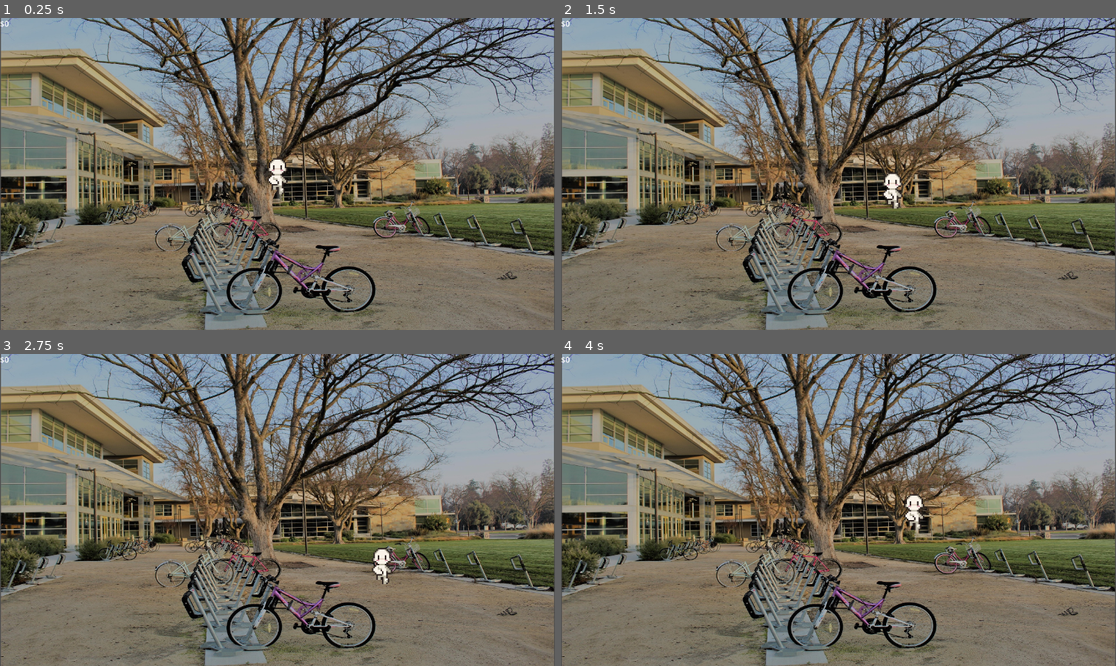
Above: before the commit, frames 1-4 (two rows, left to right).
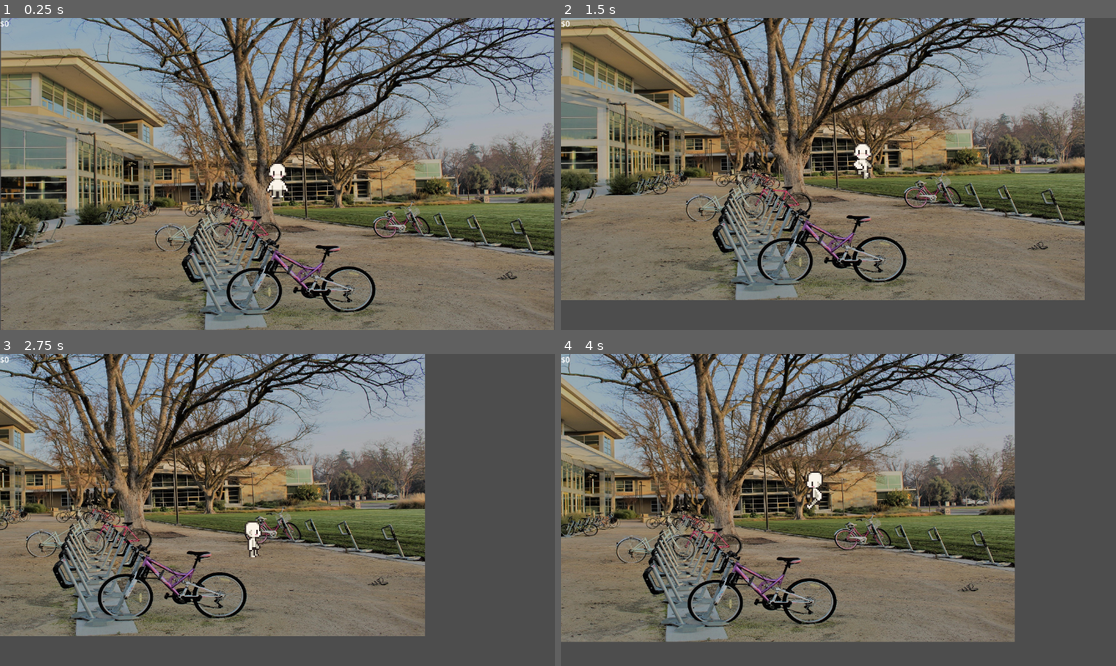
Above: after the commit, the same moments.

Repository: nithinsenthil/UCDBTS
Game: Godot game, scene res://Scenes/world.tscn
Same seed, same stepped clock (60 frames per second), same inputs: the game is played once before the commit and once after it.
Inputs (mouse positions are in pixels of both pictures, inside the frame that each line leads up to):
- Up to frame 1 (0.25 s): no input
- Up to frame 2 (1.5 s): tap Enter at 0.5 s; move the mouse to (960, 158) at 0.52 s; hold D (Right) 0.53-1.28 s; move the mouse to (727, 189) at 1.27 s; hold S (Down) from 1.28 s (still down)
- Up to frame 3 (2.75 s): move the mouse to (333, 441) at 2.02 s; release S (Down) at 2.03 s; hold D (Right) from 2.03 s (still down)
- Up to frame 4 (4 s): move the mouse to (810, 572) at 2.77 s; release D (Right) at 2.78 s; hold W (Up) 2.78-3.53 s; move the mouse to (1005, 556) at 3.52 s; hold A (Left) from 3.53 s (still down)

The runs differ from the first frame. In frame 1, 0.3% of the frame differs, in the area x 47-53%, y 44-58%; in frame 2, 73%; in frame 3, 79%, in the area x 0-100%, y 0-100%; in frame 4, 76%.
Error before the commit: Compile Error: Failed to compile depended scripts. (res://Scripts/Player/character.gd:0)

Commit message:
Fix broken dependencies

Diff:
--- a/ucdbts/Scenes/world.tscn
+++ b/ucdbts/Scenes/world.tscn
@@ -1,9 +1,9 @@
 [gd_scene load_steps=6 format=3 uid="uid://bph0o3bjp53sx"]
 
-[ext_resource type="Script" uid="uid://cxh2054id48ig" path="res://Scripts/camera_one.gd" id="1_go701"]
+[ext_resource type="Script" uid="uid://dt14ydf5tio4r" path="res://Scripts/Cameras/camera_one.gd" id="1_go701"]
 [ext_resource type="PackedScene" uid="uid://dmlnsq8mvdrq7" path="res://Scenes/player.tscn" id="2_go701"]
 [ext_resource type="Texture2D" uid="uid://cbfk6vu0papus" path="res://Assets/environment/ucdavis.jpg" id="3_5a7ea"]
-[ext_resource type="Script" uid="uid://bewtipkcwvdg" path="res://Scripts/money.gd" id="4_8j60k"]
+[ext_resource type="Script" path="res://Scripts/money.gd" id="4_8j60k"]
 [ext_resource type="Script" uid="uid://bablma2t4h3vm" path="res://Scripts/Debugging/debug_label.gd" id="5_fo5ed"]
 
 [node name="World" type="Node"]
--- a/ucdbts/project.godot
+++ b/ucdbts/project.godot
@@ -17,7 +17,7 @@
 
 [autoload]
 
-signals="*res://Scripts/signals.gd"
+signals="*res://Scripts/Managers/signals.gd"
 
 [input]
 
